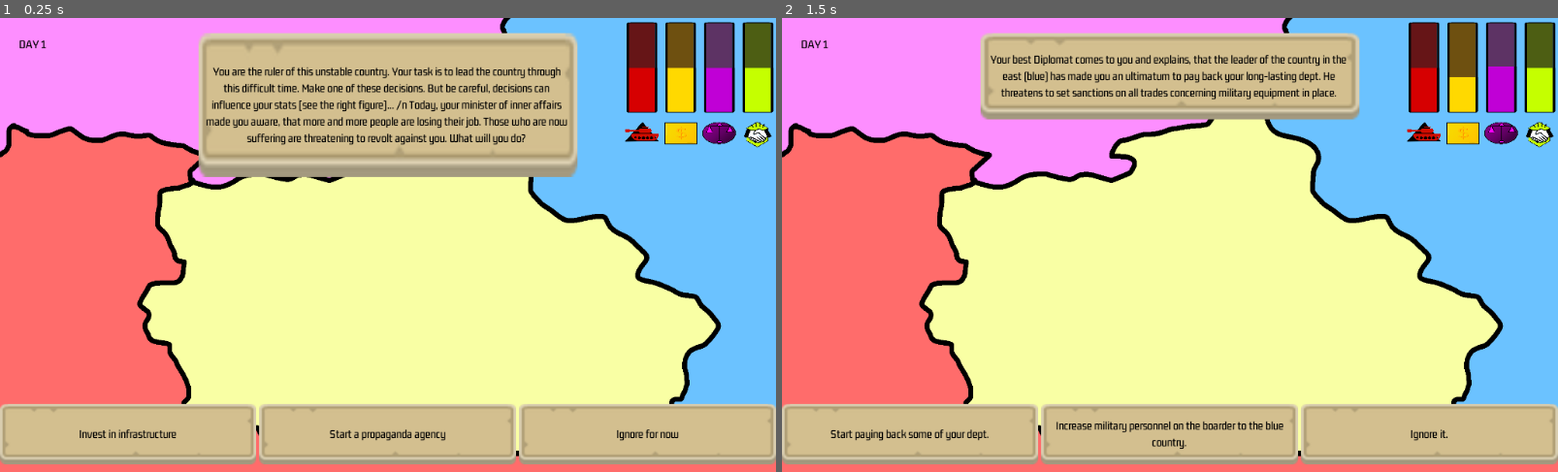
Above: before the commit, frames 1-2 (left to right).
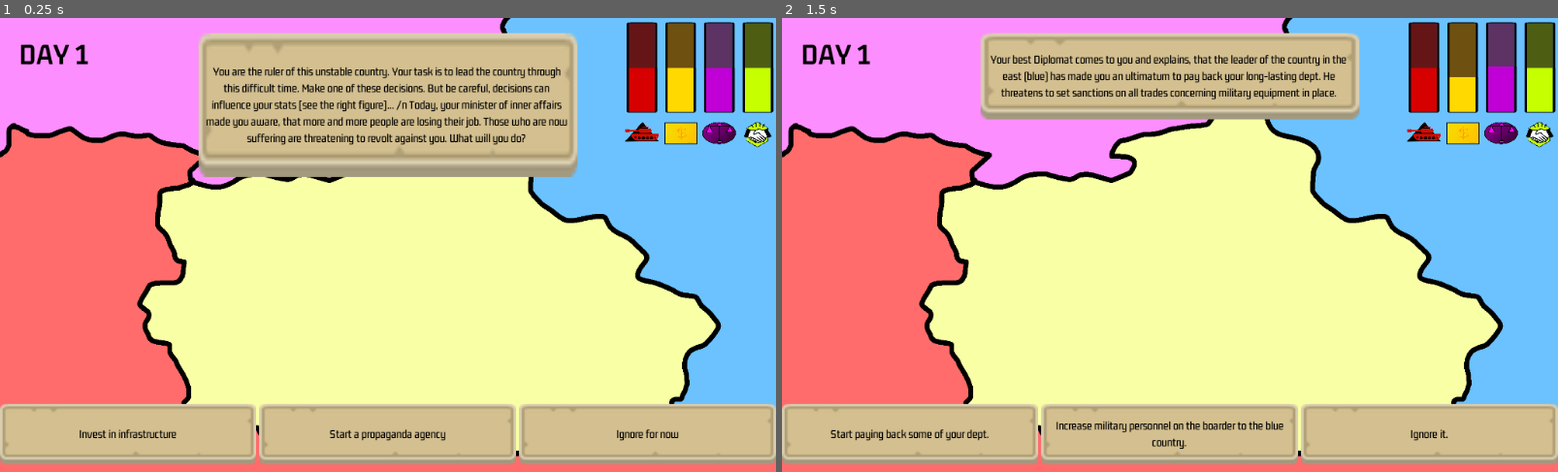
Above: after the commit, the same moments.

Repository: dsg-jam/LD49
Game: Godot game, scene res://scenes/overview.tscn
Two runs of this game, one before a commit and one after it. Both use one fixed random seed, a clock stepped at 60 frames per second and the inputs below.
Inputs (mouse positions are in pixels of both pictures, inside the frame that each line leads up to):
- Up to frame 1 (0.25 s): no input
- Up to frame 2 (1.5 s): tap Enter at 0.5 s; click (913, 435) at 1.27 s

The runs differ from the first frame. In frame 1, 0.2% of the frame differs, in the area x 2-12%, y 4-11%; in frame 2, 0.2%.

Commit message:
day counter

Diff:
--- /dev/null
+++ b/assets/fonts/DayX_font.tres
@@ -0,0 +1,7 @@
+[gd_resource type="DynamicFont" load_steps=2 format=2]
+
+[ext_resource path="res://assets/fonts/DayX_fontData.tres" type="DynamicFontData" id=1]
+
+[resource]
+size = 40
+font_data = ExtResource( 1 )
--- /dev/null
+++ b/assets/fonts/DayX_fontData.tres
@@ -0,0 +1,4 @@
+[gd_resource type="DynamicFontData" format=2]
+
+[resource]
+font_path = "res://assets/fonts/Gemunu_Libre/static/GemunuLibre-Bold.ttf"
--- a/scenes/overview.tscn
+++ b/scenes/overview.tscn
@@ -1,10 +1,11 @@
-[gd_scene load_steps=6 format=2]
+[gd_scene load_steps=7 format=2]
 
 [ext_resource path="res://ui/decision.tscn" type="PackedScene" id=1]
 [ext_resource path="res://scripts/overview.gd" type="Script" id=2]
 [ext_resource path="res://ui/stats.tscn" type="PackedScene" id=3]
 [ext_resource path="res://assets/background/background_nation_combined.png" type="Texture" id=4]
 [ext_resource path="res://ui/event.tscn" type="PackedScene" id=5]
+[ext_resource path="res://assets/fonts/DayX_font.tres" type="DynamicFont" id=6]
 
 [node name="UI" type="Control"]
 anchor_right = 1.0
@@ -40,6 +41,7 @@
 [node name="Day" type="Label" parent="."]
 margin_left = 25.0
 margin_top = 25.0
+custom_fonts/font = ExtResource( 6 )
 text = "DAY 1"
 valign = 2
 
